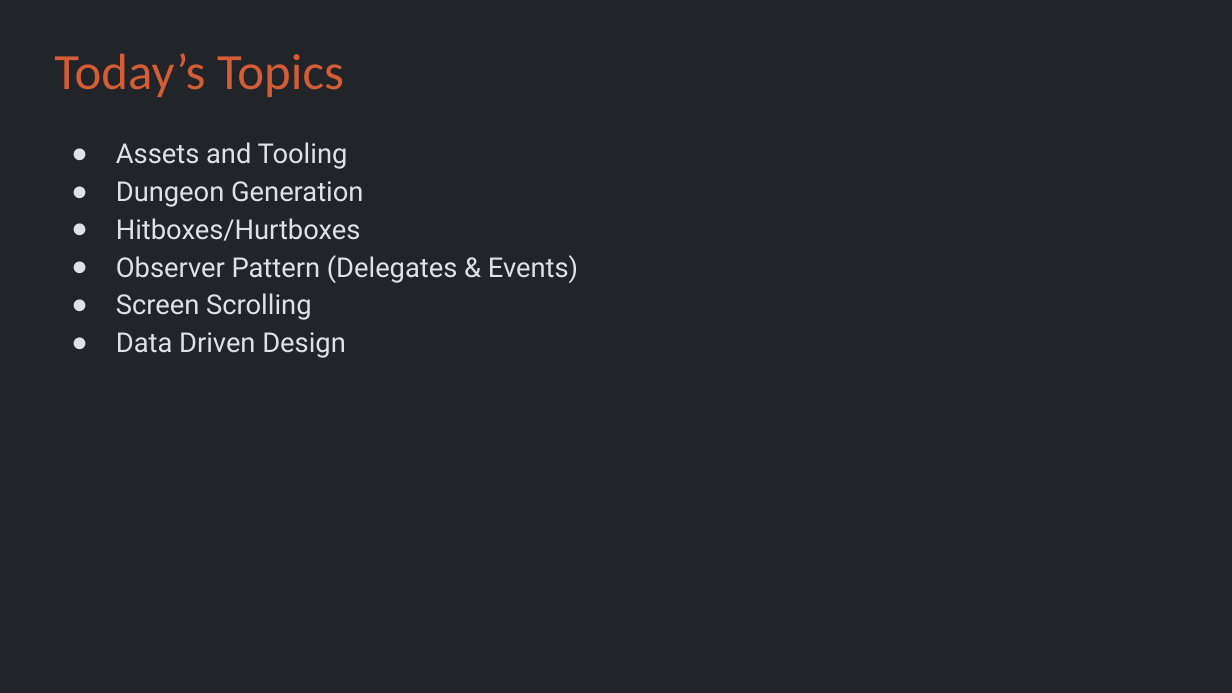
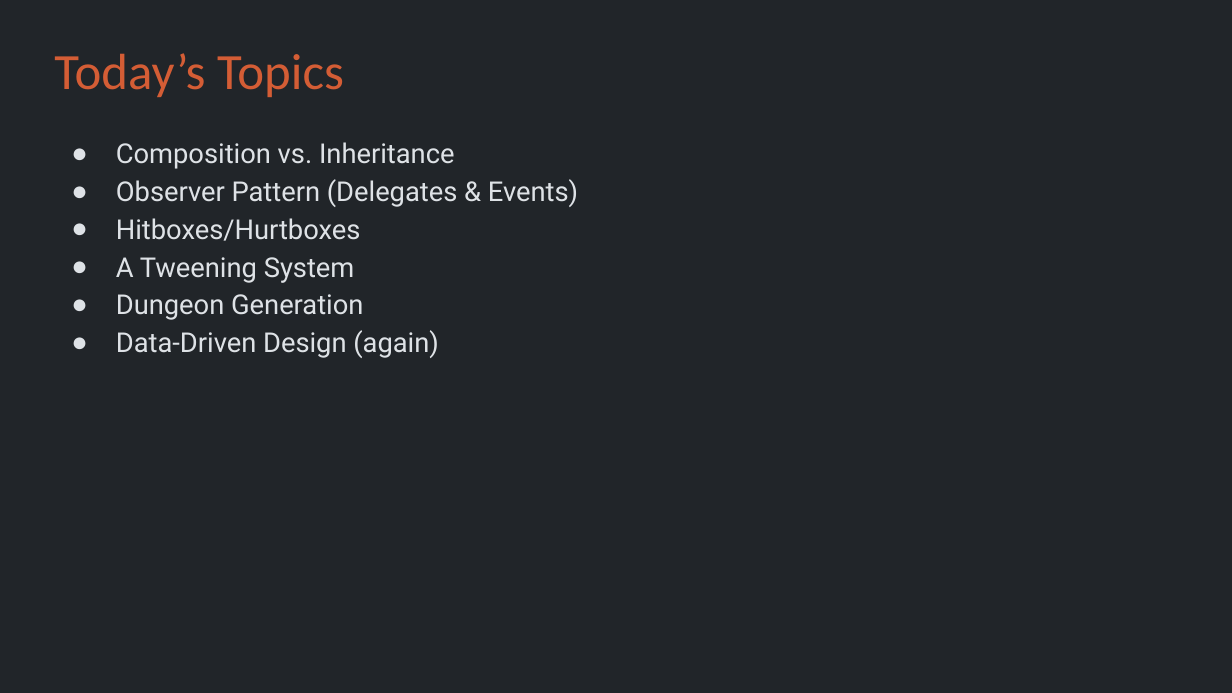
Before and after one commit to Metamate/gar, a slide deck: slide 4 of slides/08 The Legend of Zelda.pptx. Drawn at 1232x693 pixels with LibreOffice and Linux fonts; fonts in the diff are those of the drawing. Boxes give left, top, right and bottom in pixels: in the first picture for what was removed or moved away, otherwise in the second. Text is boxed around its words. In the diff, an @@ line names an element or a change of style, - is before the commit and + after.

```diff
--- a/slides/08 The Legend of Zelda.pptx
+++ b/slides/08 The Legend of Zelda.pptx
@@ text at <box>116,142,578,283</box>: text changed @@
-● Assets and Tooling
+● Composition vs. Inheritance
+● Observer Pattern (Delegates & Events)
+● Hitboxes/Hurtboxes
+● A Tweening System
@@ text at <box>116,330,439,358</box>: text changed @@
-● Hitboxes/Hurtboxes
-● Observer Pattern (Delegates & Events)
-● Screen Scrolling
-● Data Driven Design
+● Data-Driven Design (again)
```
Also in this commit, not shown: 2 other slides changed, 4 slides added, 4 other files.
